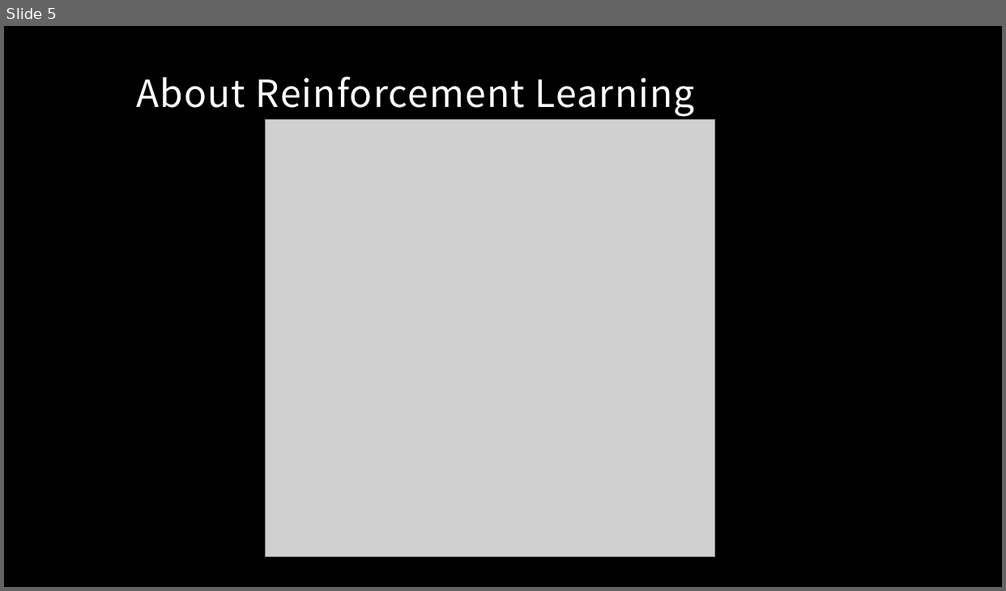
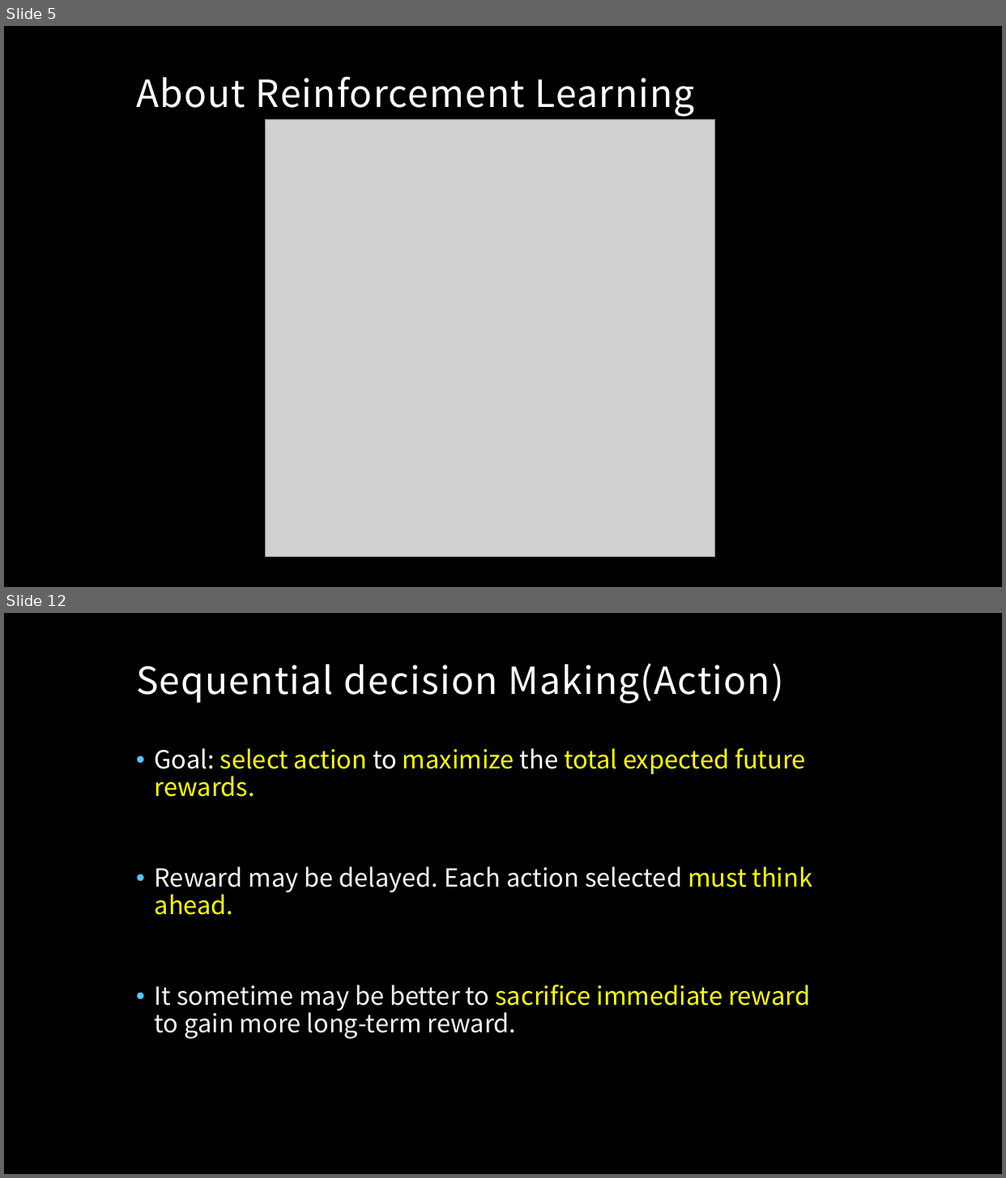
Before and after one commit to MacgyverLin/VintageComputer, a slide deck: Speech/Reinforcement Learning.pptx. Shown one above the other, each under a label of ours: slide 5 before the commit, slides 5 and 12 after it; the slides between them are not shown. The pictures are 1006x591 and 1006x1178 pixels, drawn with LibreOffice and Linux fonts; fonts in the diff are those of the drawing; grey boxes stand for pictures; background and template pictures are left out. Boxes give left, top, right and bottom in pixels: in the first picture for what was removed or moved away, otherwise in the second. Text is boxed around its words. In the diff, an @@ line names an element or a change of style, - is before the commit and + after.

```diff
--- a/Speech/Reinforcement Learning.pptx
+++ b/Speech/Reinforcement Learning.pptx
@@ slide 12 added at [4,613,1002,1174], background picture (left out) @@
@@ title added at [136,663,784,704], 36 pt, text #FFFFFF @@
+Sequential decision Making(Action)
@@ text added at [155,748,813,1039], 24 pt, text #FFFF00 @@
+• Goal: select action to maximize the total expected future rewards.
+• Reward may be delayed. Each action selected must think ahead.
+• It sometime may be better to sacrifice immediate reward to gain more long-term reward.
```
Also in this commit, not shown: 10 other slides added, 8 slides removed.
